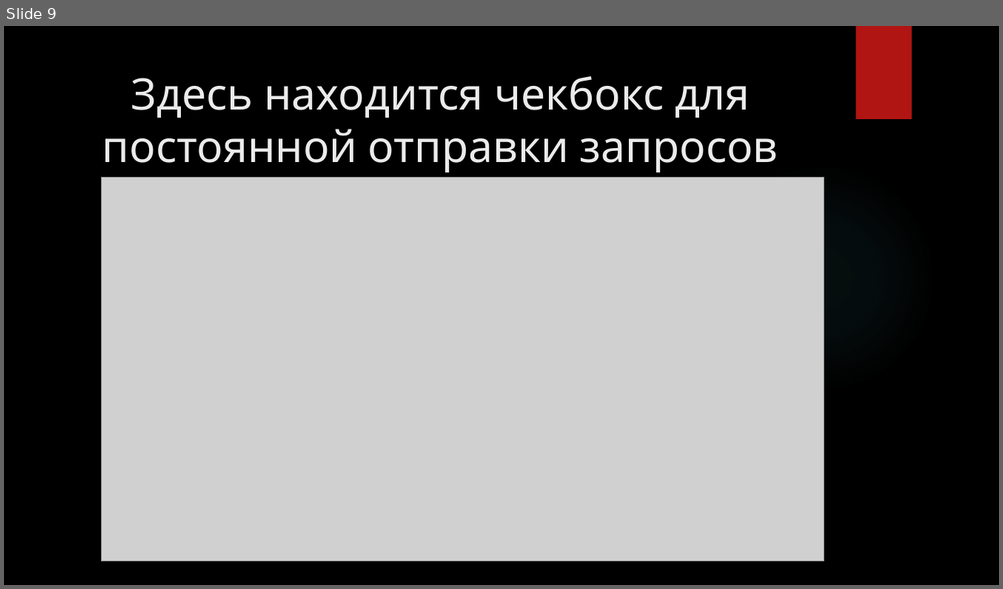
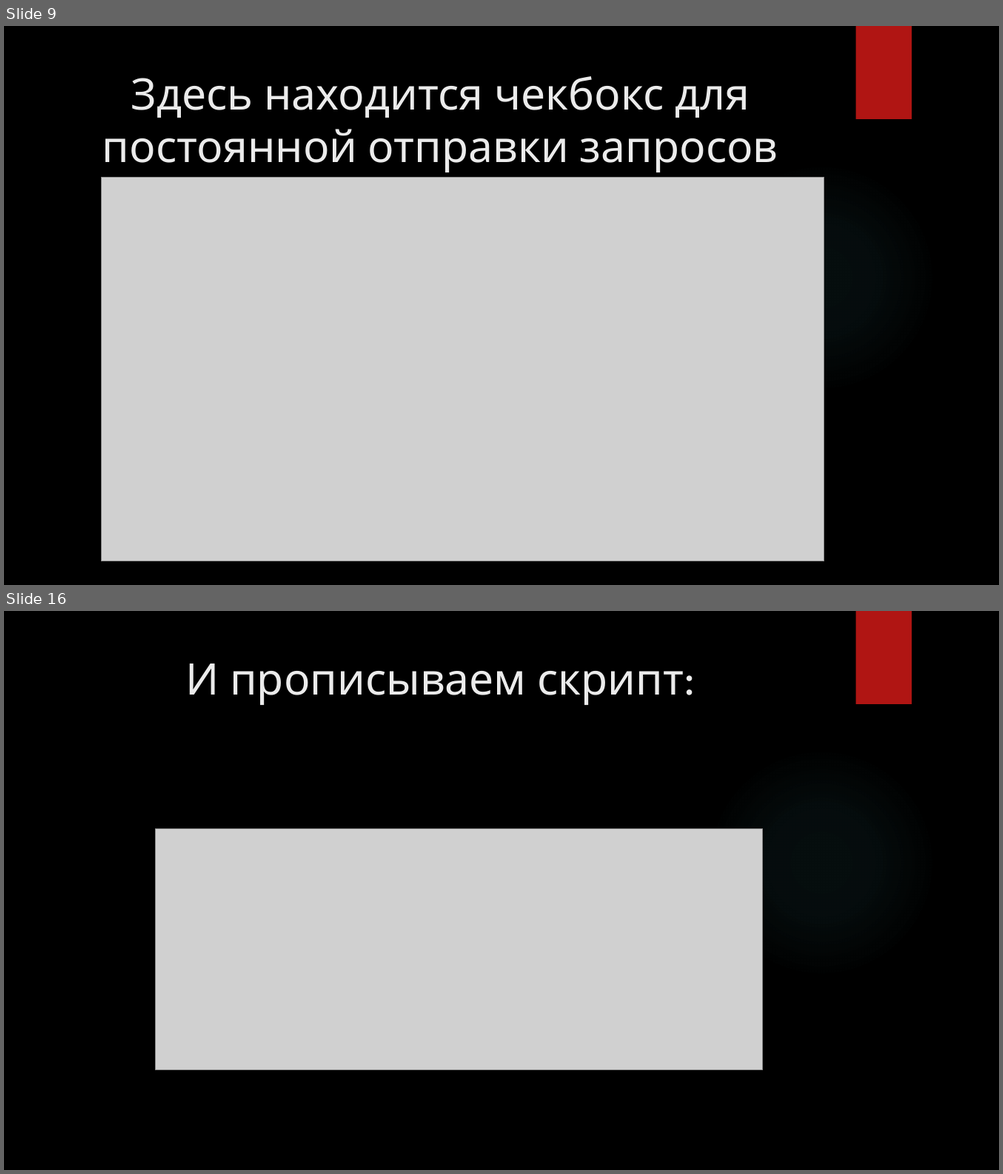
Before and after one commit to Aliaksei91/Jmeter, a slide deck: Jmeter.pptx. Shown one above the other, each under a label of ours: slide 9 before the commit, slides 9 and 16 after it; the slides between them are not shown. The pictures are 1003x589 and 1003x1174 pixels, drawn with LibreOffice and Linux fonts; fonts in the diff are those of the drawing; grey boxes stand for pictures; background and template pictures are left out. Boxes give left, top, right and bottom in pixels: in the first picture for what was removed or moved away, otherwise in the second. Text is boxed around its words. In the diff, an @@ line names an element or a change of style, - is before the commit and + after.

```diff
--- a/Jmeter.pptx
+++ b/Jmeter.pptx
@@ slide 16 added at (4, 611, 999, 1170), background picture (left out); not listed: 2 template elements that a slide beside it also shows @@
@@ title added at (186, 664, 694, 705), 42 pt, text #EBEBEB @@
+И прописываем скрипт:
@@ picture added at (156, 829, 762, 1071) @@
```
Also in this commit, not shown: 20 other slides added, 1 other file.
